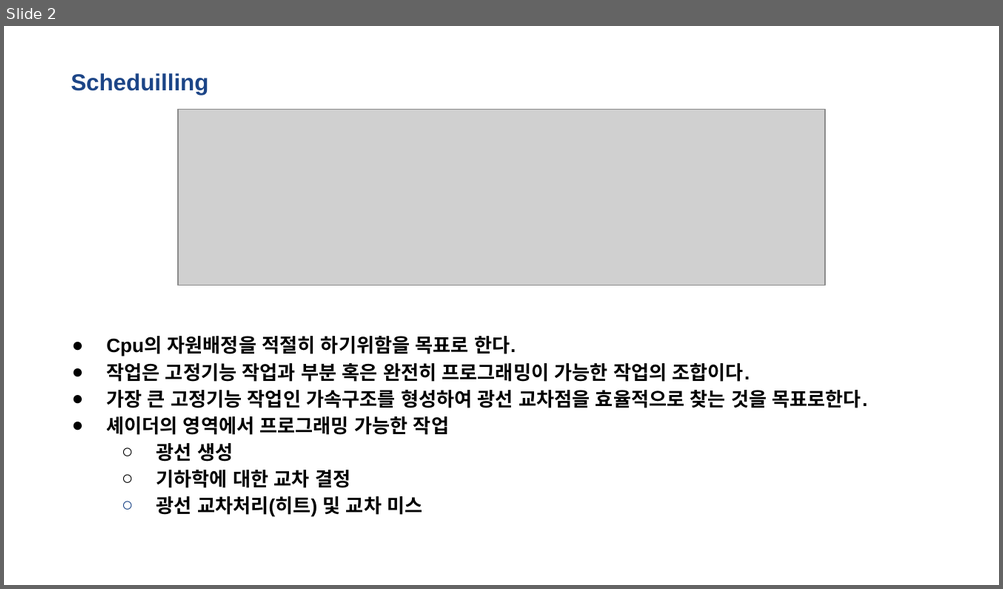
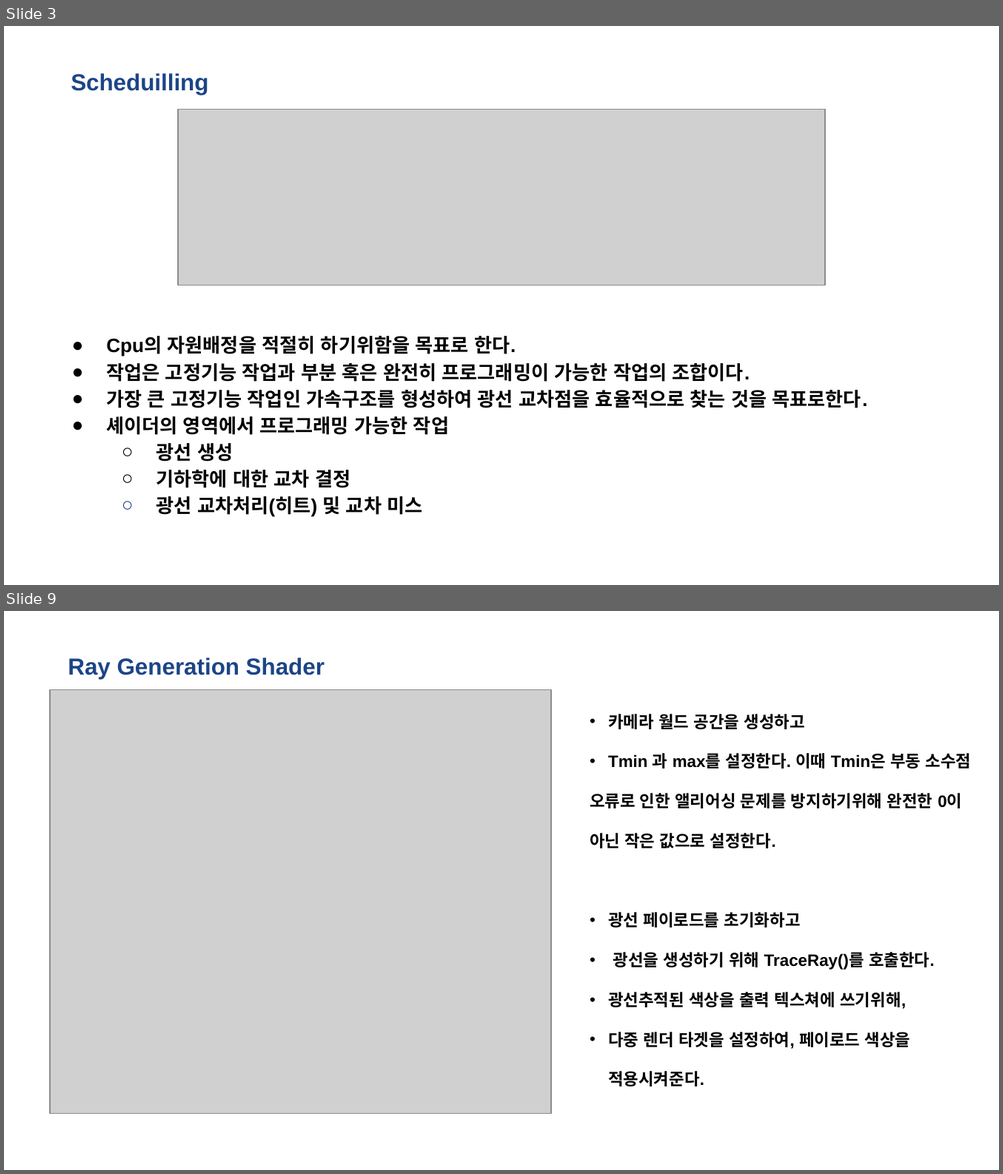
Before and after one commit to kiption/XD, a slide deck: Lab/Client/RayTracing with DirectX 12.pptx. Shown one above the other, each under a label of ours: slide 2 before the commit, slides 3 and 9 after it; the slides between them are not shown. The pictures are 1003x589 and 1003x1174 pixels, drawn with LibreOffice and Linux fonts; fonts in the diff are those of the drawing; grey boxes stand for pictures. Boxes give left, top, right and bottom in pixels: in the first picture for what was removed or moved away, otherwise in the second. Text is boxed around its words. In the diff, an @@ line names an element or a change of style, - is before the commit and + after.

Commit message:
#01-21 허재성 DXR_3
Shader
쉐이더 종류와
광선 생성, 미스, 히트, 교차 공부

```diff
--- a/Lab/Client/RayTracing with DirectX 12.pptx
+++ b/Lab/Client/RayTracing with DirectX 12.pptx
@@ slide 9 added at (4,611,999,1170), background #FFFFFF @@
@@ title added at (68,658,324,679), 16.8 pt, text #1C4587, bold @@
+Ray Generation Shader
@@ picture added at (50,689,551,1113) @@
@@ text added at (589,714,971,1087), 12 pt, text #000000, bold @@
+• 카메라 월드 공간을 생성하고
+• Tmin 과 max를 설정한다. 이때 Tmin은 부동 소수점
+오류로 인한 앨리어싱 문제를 방지하기위해 완전한 0이
+아닌 작은 값으로 설정한다.
+• 광선 페이로드를 초기화하고
+• 광선을 생성하기 위해 TraceRay()를 호출한다.
+• 광선추적된 색상을 출력 텍스쳐에 쓰기위해,
+• 다중 렌더 타겟을 설정하여, 페이로드 색상을 적용시켜준다.
@@ what was slide 2 is now slide 3 @@
```
Also in this commit, not shown: 3 slides changed, 9 other slides added, 1 slide removed.
